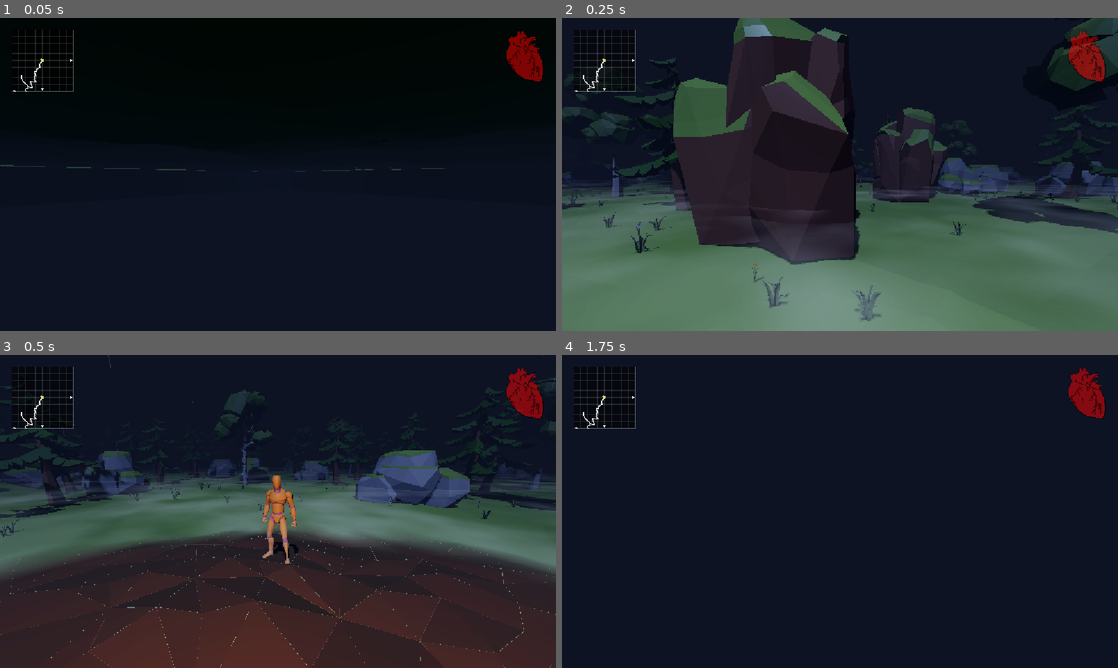
Above: before the commit, frames 1-4 (two rows, left to right).
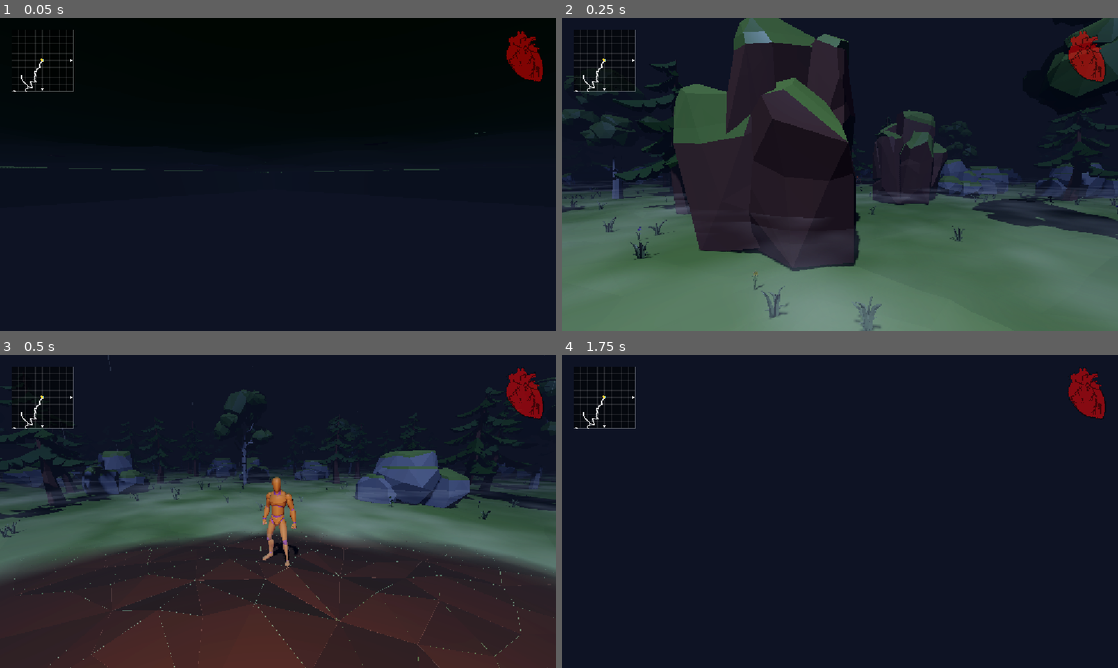
Above: after the commit, the same moments.

Repository: nglewis33/GodotWildJam
Game: Godot game, scene res://scenes/levels/test.tscn
Same seed, same stepped clock (60 frames per second), same inputs: the game is played once before the commit and once after it.
Inputs (mouse positions are in pixels of both pictures, inside the frame that each line leads up to):
- Up to frame 1 (0.05 s): no input
- Up to frame 2 (0.25 s): no input
- Up to frame 3 (0.5 s): no input
- Up to frame 4 (1.75 s): tap Enter at 0.5 s; move the mouse to (867, 511) at 0.52 s; hold W from 0.53 s (still down); tap Q at 0.6 s; tap Space at 0.77, 1.52 s; move the mouse to (812, 511) at 1.27 s; tap R at 1.35 s

The runs differ from the first frame. In frame 1, 0.3% of the frame differs, in the area x 0-88%, y 36-50%; in frame 2, 8.4%, in the area x 0-100%, y 0-100%; in frame 3, 2.1%; in frame 4, nothing differs.

Commit message:
Follow camera: ease the focus point sideways too so a step-up doesn't snap the view angle
Co-Authored-By: Claude Sonnet 5.5 <noreply@anthropic.com>
Claude-Session: https://claude.ai/code/session_013AyY7Mrk6f1mmX5utg9nye

Diff:
--- a/scripts/player/camera.gd
+++ b/scripts/player/camera.gd
@@ -16,6 +16,9 @@
 @export var vertical_smooth_time := 0.35
 ## The camera's focus never trails the player's height by more than this (falls).
 @export var max_vertical_lag := 2.5
+## How quickly the camera's focus point catches up sideways when the player pops
+## forward (like a step-up), so the view angle doesn't snap. Higher = tighter. 0 = off.
+@export var focus_smoothing := 14.0
 ## Radians per pixel of vertical mouse movement.
 @export var pitch_sensitivity := 0.003
 @export var min_follow_pitch := -0.4
@@ -31,6 +34,7 @@
 var _yaw := 0.0
 var _pitch := 0.0
 var _follow_pitch := 0.0
+var _focus := Vector3.ZERO
 var _focus_y := 0.0
 var _focus_vy := 0.0
 var _focus_ready := false
@@ -67,20 +71,39 @@
 	if target == null:
 		return
 	var focus := target.global_transform
-	focus.origin.y = _smooth_focus_y(target.global_position.y, delta)
+	focus.origin = _smooth_focus(target.global_position, delta)
 	var tilted := Basis(Vector3.RIGHT, _follow_pitch) * offset
 	var desired := focus * tilted
 	global_position = global_position.lerp(desired, 1.0 - exp(-smoothing * delta))
 	look_at(focus.origin + Vector3.UP * look_height)
 
 
+## The point the camera looks at and orbits: sideways it eases toward the
+## player, vertically it follows a damped spring.
+func _smooth_focus(goal: Vector3, delta: float) -> Vector3:
+	if not _focus_ready or goal.distance_to(_focus) > 40.0:
+		_focus = goal # first frame or a teleport/respawn: snap
+		_focus_y = goal.y
+		_focus_vy = 0.0
+		_focus_ready = true
+		return _focus
+	if focus_smoothing > 0.0:
+		var k := 1.0 - exp(-focus_smoothing * delta)
+		_focus.x = lerpf(_focus.x, goal.x, k)
+		_focus.z = lerpf(_focus.z, goal.z, k)
+	else:
+		_focus.x = goal.x
+		_focus.z = goal.z
+	_focus.y = _smooth_focus_y(goal.y, delta)
+	_focus_y = _focus.y
+	return _focus
+
+
 ## Critically damped spring toward the target's height (no overshoot).
 func _smooth_focus_y(goal: float, delta: float) -> float:
-	if not _focus_ready or vertical_smooth_time <= 0.0 or absf(_focus_y - goal) > 40.0:
-		_focus_y = goal # first frame, smoothing off, or a teleport/respawn: snap
+	if vertical_smooth_time <= 0.0:
 		_focus_vy = 0.0
-		_focus_ready = true
-		return _focus_y
+		return goal
 	var omega := 2.0 / vertical_smooth_time
 	var x := omega * delta
 	var damp := 1.0 / (1.0 + x + 0.48 * x * x + 0.235 * x * x * x)
